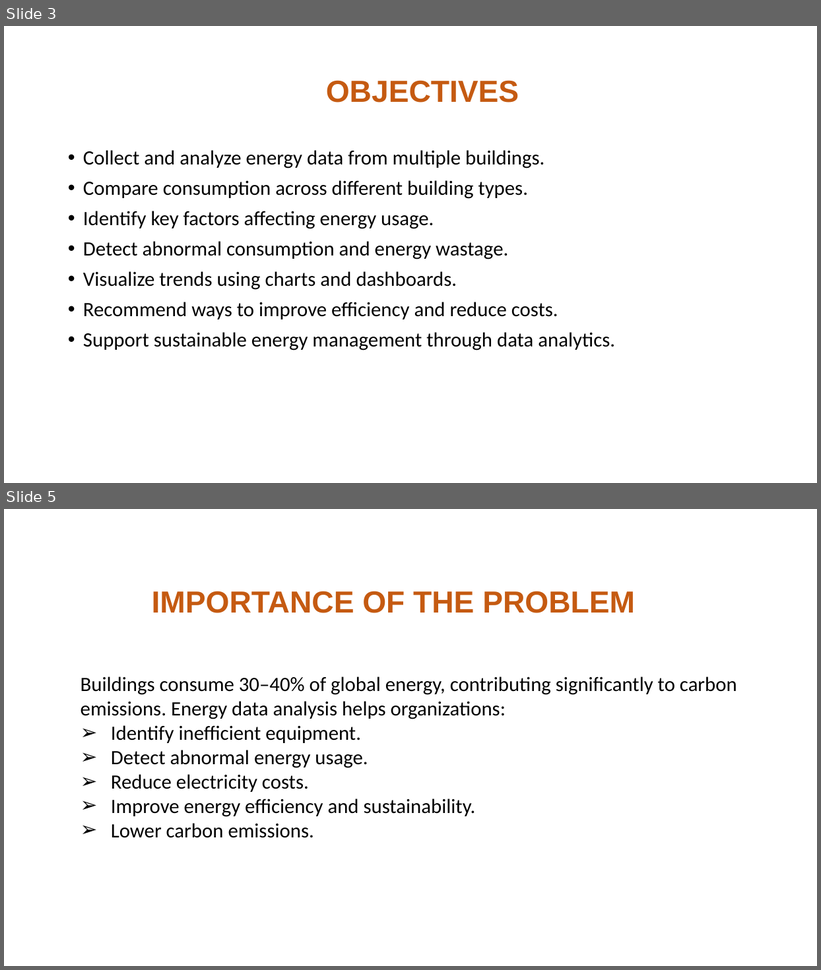
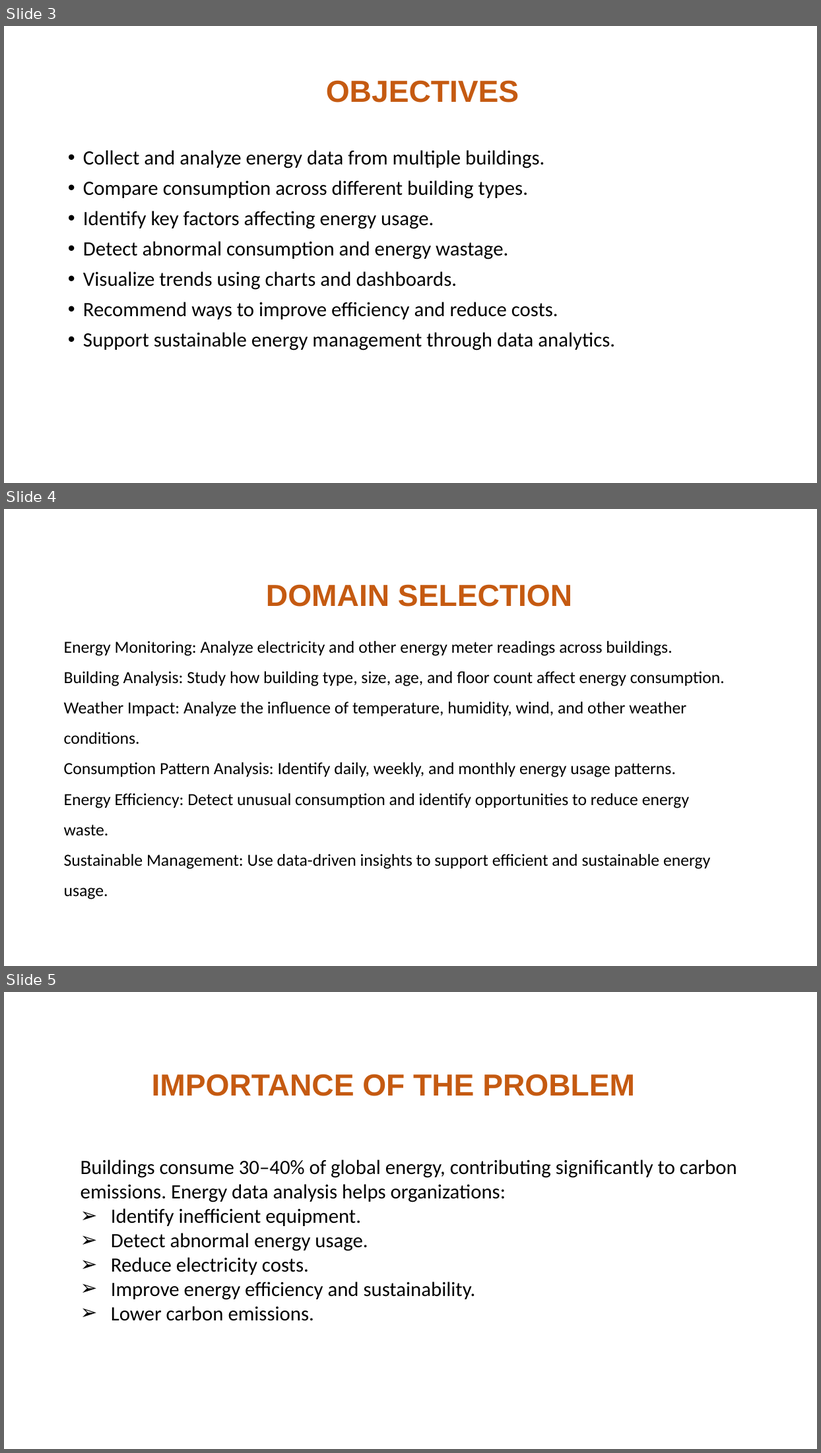
Before and after one commit to victoryv14/Data-Analysis-with-Python---MINI-Project, a slide deck: docs/energy consumption (1).pptx. Shown one above the other, each under a label of ours: slides 3 and 5 before the commit, slides 3, 4 and 5 after it; the slides between them are not shown. The pictures are 821x970 and 821x1453 pixels, drawn with LibreOffice and Linux fonts; fonts in the diff are those of the drawing; background and template pictures are left out. Boxes give left, top, right and bottom in pixels: in the first picture for what was removed or moved away, otherwise in the second. Text is boxed around its words. In the diff, an @@ line names an element or a change of style, - is before the commit and + after.

Commit message:
Finished

```diff
--- a/docs/energy consumption (1).pptx
+++ b/docs/energy consumption (1).pptx
@@ slide 4 added at bbox=[4, 509, 817, 966], background #FFFFFF @@
@@ text added at bbox=[266, 584, 572, 607], 36 pt, text #C55A11, bold @@
+DOMAIN SELECTION
@@ text added at bbox=[64, 641, 725, 900], 20 pt, text #000000 @@
+Energy Monitoring: Analyze electricity and other energy meter readings across buildings.
+Building Analysis: Study how building type, size, age, and floor count affect energy consumption.
+Weather Impact: Analyze the influence of temperature, humidity, wind, and other weather conditions.
+Consumption Pattern Analysis: Identify daily, weekly, and monthly energy usage patterns.
+Energy Efficiency: Detect unusual consumption and identify opportunities to reduce energy waste.
+Sustainable Management: Use data-driven insights to support efficient and sustainable energy usage.
```
Also in this commit, not shown: 10 slides changed, 1 slide removed.
